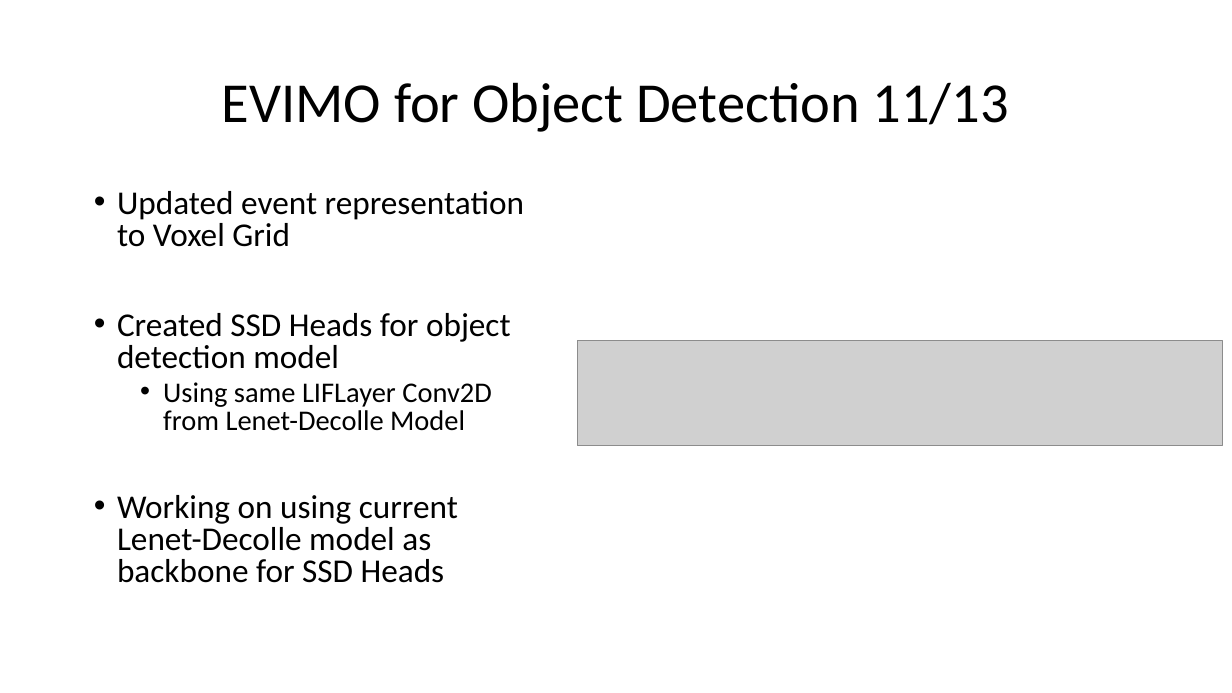
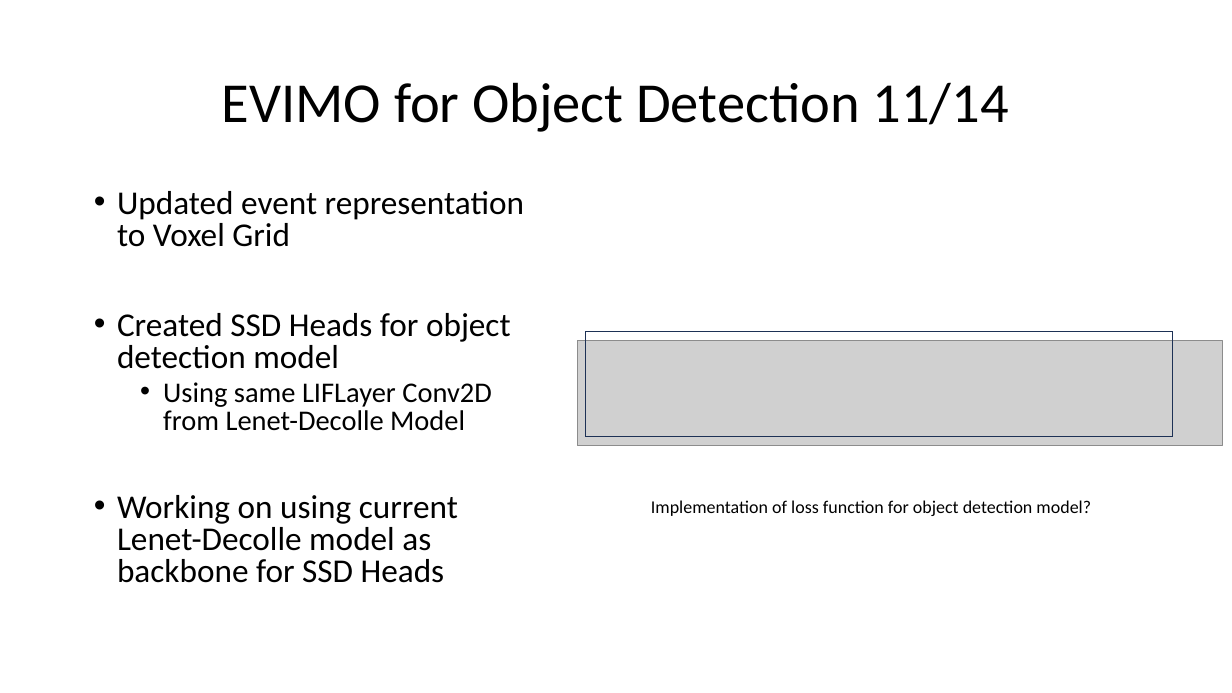
Before and after one commit to tarmst/snn, a slide deck: slide 5 of SNN.pptx. Drawn at 1232x693 pixels with LibreOffice and Linux fonts; fonts in the diff are those of the drawing; grey boxes stand for pictures. Boxes give left, top, right and bottom in pixels: in the first picture for what was removed or moved away, otherwise in the second. Text is boxed around its words. In the diff, an @@ line names an element or a change of style, - is before the commit and + after.

Commit message:
Committing pptx updates from 2 weeks ago

```diff
--- a/SNN.pptx
+++ b/SNN.pptx
@@ title at <box>222,82,1009,132</box>: text changed @@
-EVIMO for Object Detection 11/13
+EVIMO for Object Detection 11/14
@@ rectangle added at <box>585,332,1172,437</box>, outline #1E3256 1 pt @@
@@ text added at <box>651,500,1091,516</box>, 14 pt, text #000000 @@
+Implementation of loss function for object detection model?
```
